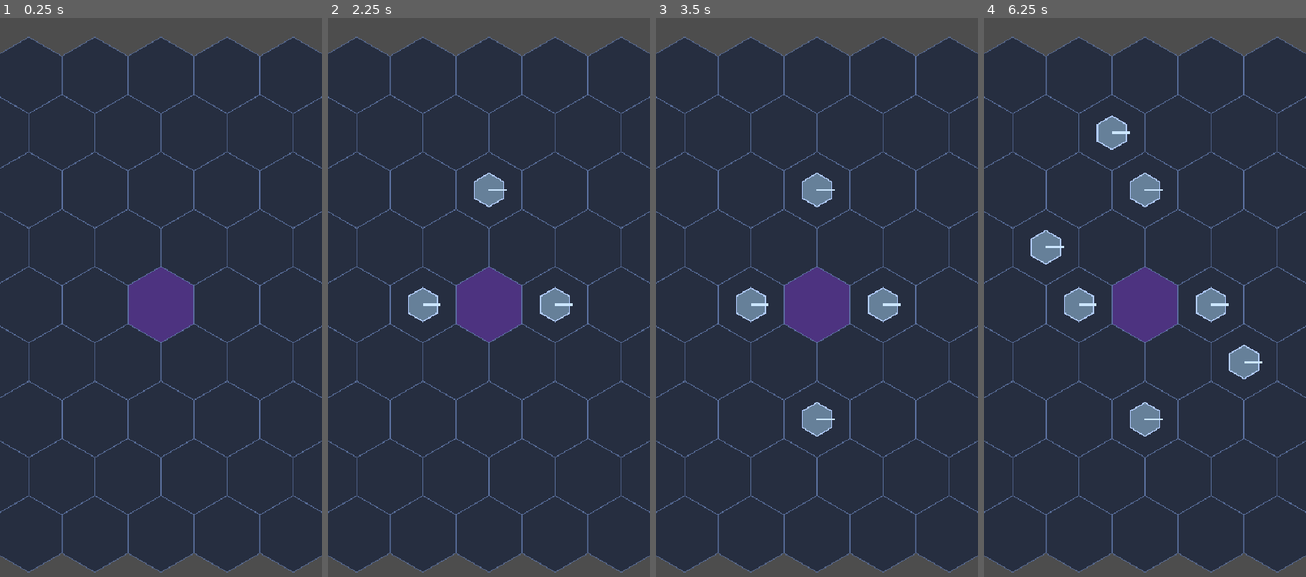
Above: before the commit, frames 1-4 (left to right).
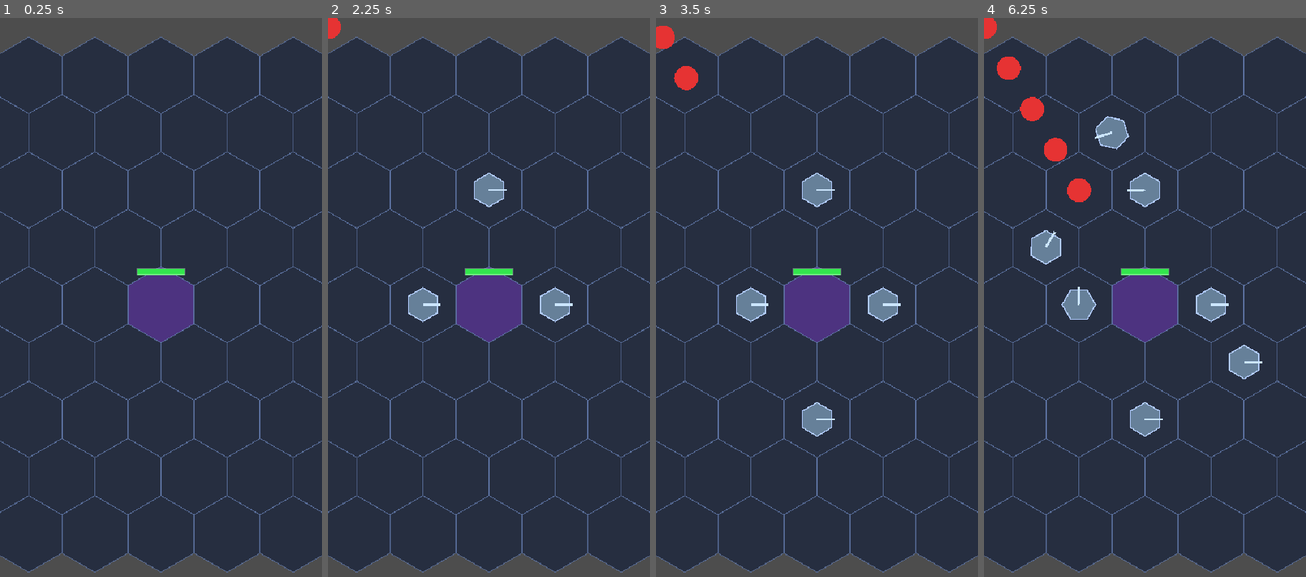
Above: after the commit, the same moments.

Repository: Shiroyasha21/invasion-game
Game: Godot game, scene res://scenes/game/Game.tscn
Same seed, same stepped clock (60 frames per second), same inputs: the game is played once before the commit and once after it.
Inputs (mouse positions are in pixels of both pictures, inside the frame that each line leads up to):
- Up to frame 1 (0.25 s): no input
- Up to frame 2 (2.25 s): tap Enter at 0.5, 2 s; move the mouse to (559, 275) at 0.52 s; click (559, 275) at 0.67 s; tap Space at 1.25 s; drag from (424, 331) to (472, 420) at 1.27 s; move the mouse to (521, 180) at 2.02 s; click (521, 180) at 2.17 s
- Up to frame 3 (3.5 s): drag from (800, 420) to (720, 219) at 2.77 s
- Up to frame 4 (6.25 s): tap Space at 3.5 s; move the mouse to (1241, 392) at 3.52 s; click (1241, 392) at 3.67 s; drag from (1048, 219) to (1096, 163) at 4.27 s; move the mouse to (1161, 303) at 5.02 s; click (1161, 303) at 5.17 s; drag from (1096, 163) to (1080, 331) at 5.77 s

The runs differ from the first frame. In frame 1, 0.2% of the frame differs, in the area x 42-58%, y 44-47%; in frame 2, 0.3%; in frame 3, 0.7%; in frame 4, 1.7%, in the area x 0-58%, y 0-55%.
Error before the commit: Invalid access to property or key 'destroyed' on a base object of type 'null instance'. (res://scripts/systems/game.gd:20)

Commit message:
Phase: centerpiece HP complete

Diff:
--- /dev/null
+++ b/invasion-game/CenterPiece.tscn
@@ -0,0 +1,6 @@
+[gd_scene format=3 uid="uid://cm68whtp1slos"]
+
+[ext_resource type="Script" uid="uid://4x0jo51emoms" path="res://scripts/grid/center_piece.gd" id="1_63a6e"]
+
+[node name="CenterPiece" type="Node2D" unique_id=629049690]
+script = ExtResource("1_63a6e")
--- a/invasion-game/scenes/game/Game.tscn
+++ b/invasion-game/scenes/game/Game.tscn
@@ -8,6 +8,7 @@
 [ext_resource type="PackedScene" uid="uid://bi8slckpojhvb" path="res://scenes/towers/Projectile.tscn" id="4_gg4pt"]
 [ext_resource type="PackedScene" uid="uid://boeq2o215pv60" path="res://scenes/systems/Coin.tscn" id="5_wnrko"]
 [ext_resource type="Script" uid="uid://knh1ebtew6pi" path="res://scripts/systems/coin_vacuum.gd" id="7_gg4pt"]
+[ext_resource type="Script" uid="uid://4x0jo51emoms" path="res://scripts/grid/center_piece.gd" id="9_qf6a8"]
 
 [node name="Game" type="Node2D" unique_id=1724296568]
 script = ExtResource("1_vrspl")
@@ -25,3 +26,6 @@
 
 [node name="CoinVacuum" type="Node2D" parent="." unique_id=1679448892]
 script = ExtResource("7_gg4pt")
+
+[node name="CenterPiece" type="Node2D" parent="." unique_id=1147938136]
+script = ExtResource("9_qf6a8")
